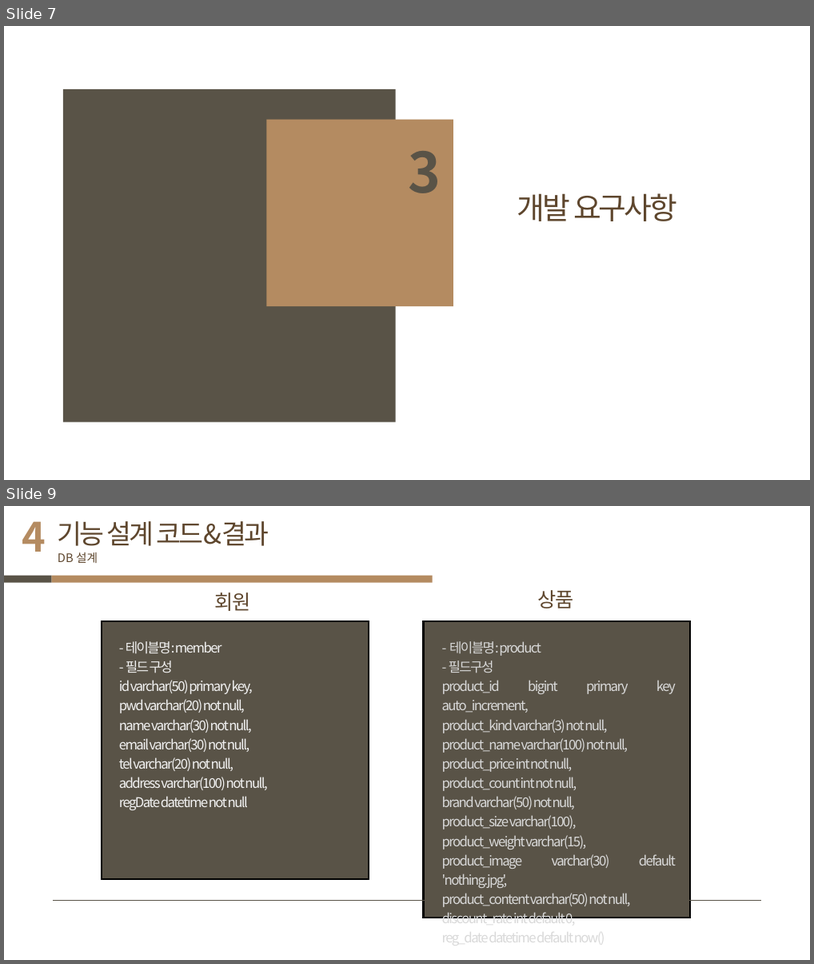
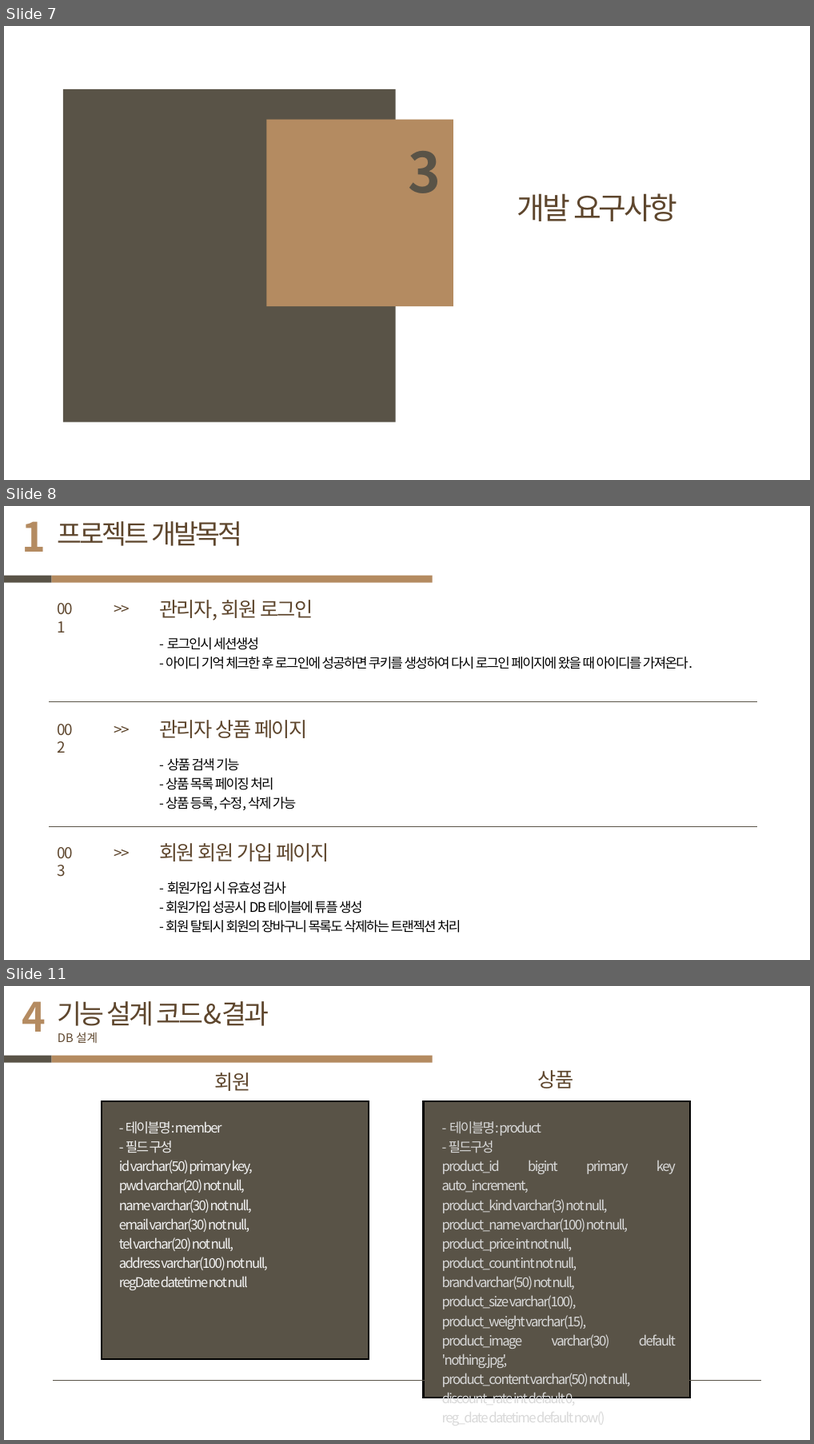
Before and after one commit to JJang-Ah/JSP-shoping-mall-project, a slide deck: JaAhCamping_project(JSP).pptx. Shown one above the other, each under a label of ours: slides 7 and 9 before the commit, slides 7, 8 and 11 after it; the slides between them are not shown. The pictures are 814x964 and 814x1444 pixels, drawn with LibreOffice and Linux fonts; fonts in the diff are those of the drawing. Boxes give left, top, right and bottom in pixels: in the first picture for what was removed or moved away, otherwise in the second. Text is boxed around its words. In the diff, an @@ line names an element or a change of style, - is before the commit and + after.

```diff
--- a/JaAhCamping_project(JSP).pptx
+++ b/JaAhCamping_project(JSP).pptx
@@ slide 8 added at (4, 506, 810, 960), background #FFFFFF @@
@@ text added at (22, 521, 46, 552), 48 pt, text #B48B61, bold @@
+1
@@ text added at (58, 521, 242, 546), 32 pt, text #5E462D @@
+프로젝트 개발목적
@@ rectangle added at (4, 576, 52, 583), fill #595347 @@
@@ rectangle added at (52, 576, 433, 583), fill #B48B61 @@
@@ text added at (52, 596, 86, 620), 18 pt, text #5E462D @@
+001
@@ text added at (108, 596, 136, 620), 18 pt, text #5E462D @@
+>>
@@ text added at (159, 600, 313, 620), 24 pt, text #5E462D @@
+관리자, 회원 로그인
@@ text added at (166, 637, 693, 669), 16 pt, text #000000 @@
+- 로그인시 세션생성
+- 아이디 기억 체크한 후 로그인에 성공하면 쿠키를 생성하여 다시 로그인 페이지에 왔을 때 아이디를 가져온다.
@@ line added from (50, 701) to (758, 701), #595347 0.75 pt @@
@@ text added at (52, 717, 86, 741), 18 pt, text #5E462D @@
+002
@@ text added at (108, 717, 136, 741), 18 pt, text #5E462D @@
+>>
@@ text added at (159, 720, 307, 738), 24 pt, text #5E462D @@
+관리자 상품 페이지
@@ text added at (166, 758, 296, 810), 16 pt, text #000000 @@
+- 상품 검색 기능
+- 상품 목록 페이징 처리
+- 상품 등록, 수정, 삭제 가능
@@ line added from (50, 827) to (758, 827), #595347 0.75 pt @@
@@ text added at (52, 840, 86, 864), 18 pt, text #5E462D @@
+003
@@ text added at (108, 840, 136, 864), 18 pt, text #5E462D @@
+>>
@@ text added at (159, 843, 329, 861), 24 pt, text #5E462D @@
+회원 회원 가입 페이지
@@ text added at (166, 881, 461, 932), 16 pt, text #000000 @@
+- 회원가입 시 유효성 검사
+- 회원가입 성공시 DB 테이블에 튜플 생성
+- 회원 탈퇴시 회원의 장바구니 목록도 삭제하는 트랜젝션 처리
@@ what was slide 9 is now slide 11 @@
```
Also in this commit, not shown: 13 slides changed, 9 other slides added, 2 other files.
